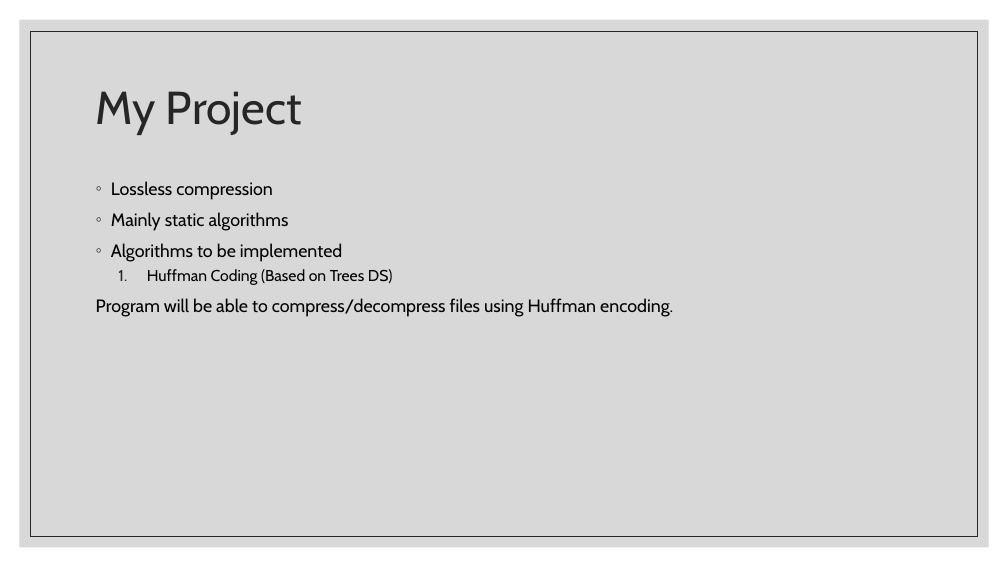
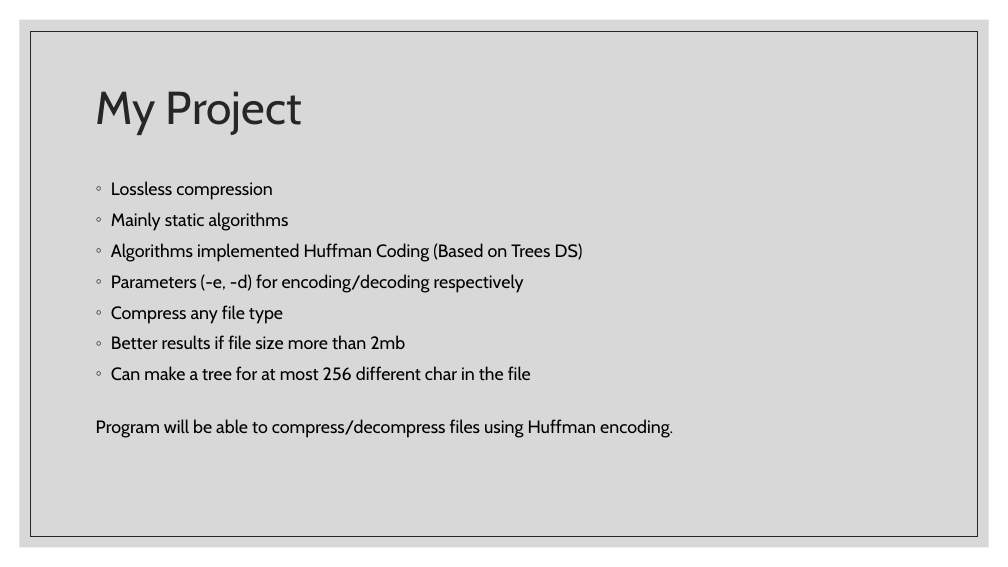
Before and after one commit to light2802/file-compressor, a slide deck: slide 2 of Project PPt.pptx. Drawn at 1008x567 pixels with LibreOffice and Linux fonts; fonts in the diff are those of the drawing. Boxes give left, top, right and bottom in pixels: in the first picture for what was removed or moved away, otherwise in the second. Text is boxed around its words. In the diff, an @@ line names an element or a change of style, - is before the commit and + after.

Commit message:
presentation update

```diff
--- a/Project PPt.pptx
+++ b/Project PPt.pptx
@@ text at bbox=[111, 243, 583, 381]: text changed; size 15 to 17 pt @@
-◦ Algorithms to be implemented
-  1. Huffman Coding (Based on Trees DS)
+◦ Algorithms implemented Huffman Coding (Based on Trees DS)
+◦ Parameters (-e, -d) for encoding/decoding respectively
+◦ Compress any file type
+◦ Better results if file size more than 2mb
+◦ Can make a tree for at most 256 different char in the file
```
